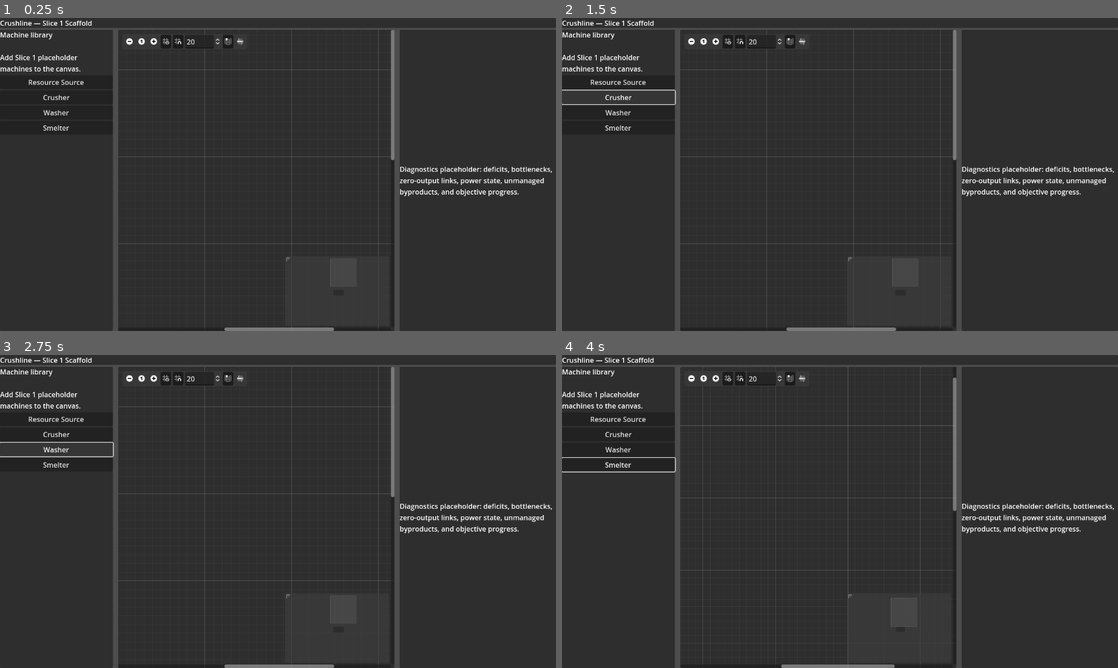
Above: before the commit, frames 1-4 (two rows, left to right).
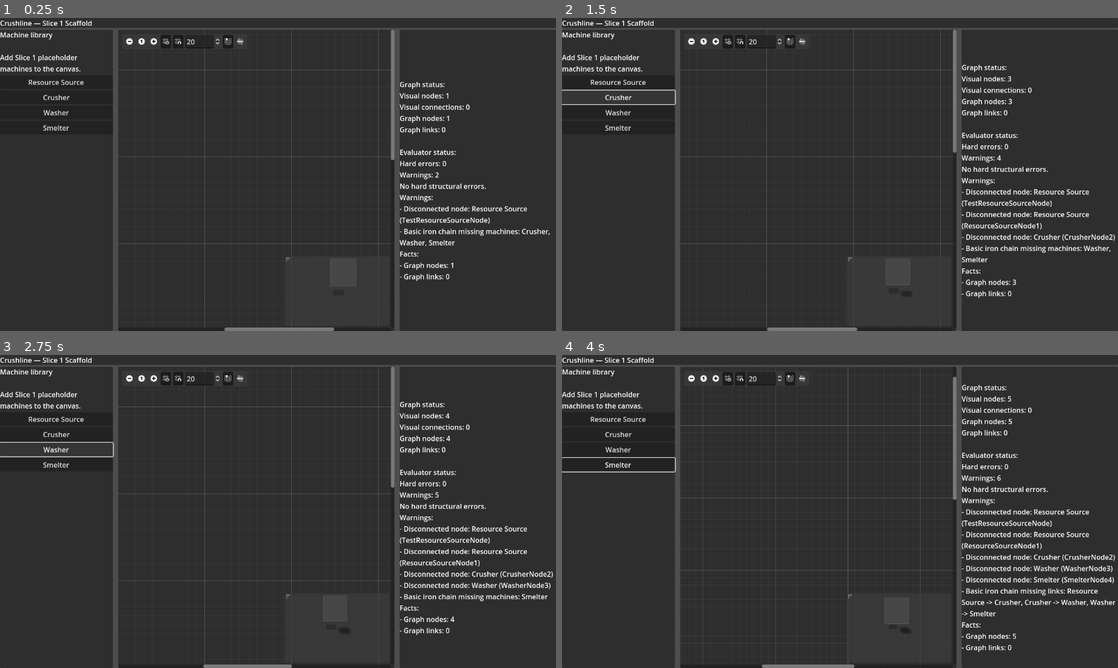
Above: after the commit, the same moments.

Repository: killerbearddude/Crushline-Godot
Game: Godot game, scene res://scenes/main/Main.tscn
The game is run twice, just before and just after one commit, with the same random seed, the same clock (stepped at 60 frames per second) and the same inputs.
Inputs (mouse positions are in pixels of both pictures, inside the frame that each line leads up to):
- Up to frame 1 (0.25 s): no input
- Up to frame 2 (1.5 s): click "Resource Source" at 0.5 s; click "Crusher" at 1.25 s
- Up to frame 3 (2.75 s): click "Washer" at 2 s
- Up to frame 4 (4 s): click "Smelter" at 2.75 s; click (689, 380) at 3.5 s

The runs differ from the first frame. In frame 1, 2.4% of the frame differs, in the area x 71-100%, y 20-84%; in frame 2, 2.8%; in frame 3, 3.0%; in frame 4, 3.9%, in the area x 35-100%, y 6-100%.
Error before the commit: Cannot call method 'has_signal' on a null value. (res://scripts/ui/main_controller.gd:12)

Commit message:
Update diagnostics panel paths

Diff:
--- a/scripts/ui/main_controller.gd
+++ b/scripts/ui/main_controller.gd
@@ -1,7 +1,7 @@
 extends Control
 
-@onready var graph_view := get_node("Root/Body/ProductionGraphView") as GraphEdit
-@onready var diagnostics_label := get_node("Root/DiagnosticsPanel/DiagnosticsLabel") as Label
+@onready var graph_view := get_node("Root/Body/WorkArea/ProductionGraphView") as GraphEdit
+@onready var diagnostics_label := get_node("Root/Body/WorkArea/DiagnosticsPanel/DiagnosticsLabel") as Label
 
 func _ready() -> void:
 	_bind_button("Root/Body/MachineLibraryPanel/MachineLibraryContents/AddResourceSourceButton", "Resource Source", "In: none", "Out: Iron Ore")
